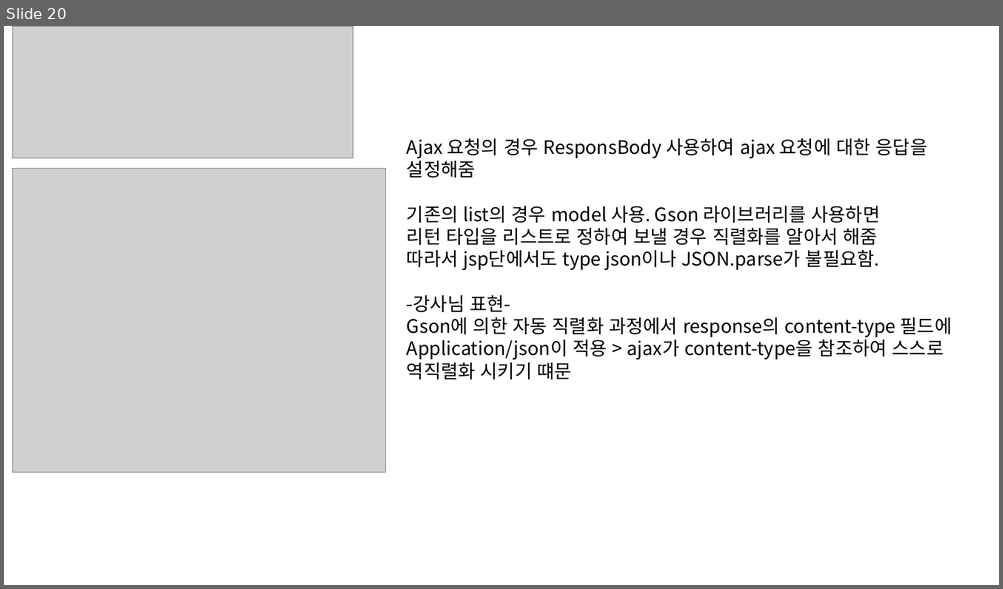
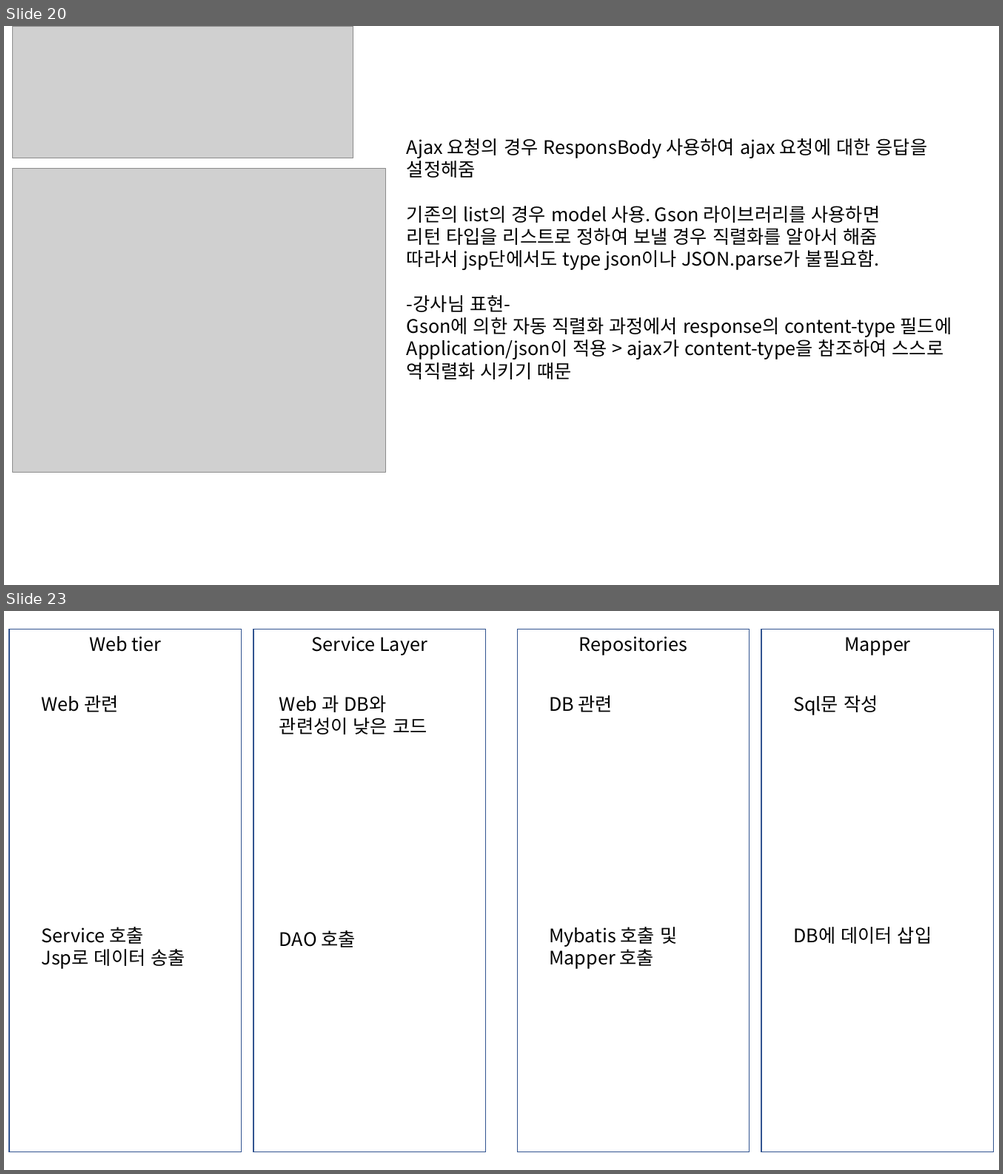
Before and after one commit to HSungJun/AfterSemi, a slide deck: STSWorkspace/Spring.pptx. Shown one above the other, each under a label of ours: slide 20 before the commit, slides 20 and 23 after it; the slides between them are not shown. The pictures are 1003x589 and 1003x1174 pixels, drawn with LibreOffice and Linux fonts; fonts in the diff are those of the drawing; grey boxes stand for pictures. Boxes give left, top, right and bottom in pixels: in the first picture for what was removed or moved away, otherwise in the second. Text is boxed around its words. In the diff, an @@ line names an element or a change of style, - is before the commit and + after.

Commit message:
serviceLayer

```diff
--- a/STSWorkspace/Spring.pptx
+++ b/STSWorkspace/Spring.pptx
@@ slide 23 added at (4, 611, 999, 1170), background #FFFFFF @@
@@ rectangle added at (9, 629, 242, 1152), outline #325491 1 pt @@
@@ rectangle added at (253, 629, 485, 1152), outline #325491 1 pt @@
@@ rectangle added at (518, 629, 749, 1152), outline #325491 1 pt @@
@@ rectangle added at (761, 629, 993, 1152), outline #325491 1 pt @@
@@ text added at (89, 636, 161, 652), 18 pt, text #000000 @@
+Web tier
@@ text added at (312, 636, 427, 655), 18 pt, text #000000 @@
+Service Layer
@@ text added at (579, 636, 687, 655), 18 pt, text #000000 @@
+Repositories
@@ text added at (844, 637, 910, 655), 18 pt, text #000000 @@
+Mapper
@@ text added at (42, 695, 118, 712), 18 pt, text #000000 @@
+Web 관련
@@ text added at (279, 695, 427, 735), 18 pt, text #000000 @@
+Web 과 DB와 관련성이 낮은 코드
@@ text added at (549, 695, 612, 712), 18 pt, text #000000 @@
+DB 관련
@@ text added at (793, 695, 877, 715), 18 pt, text #000000 @@
+Sql문 작성
@@ text added at (42, 927, 185, 969), 18 pt, text #000000 @@
+Service 호출
+Jsp로 데이터 송출
@@ text added at (279, 931, 355, 948), 18 pt, text #000000 @@
+DAO 호출
@@ text added at (549, 927, 677, 969), 18 pt, text #000000 @@
+Mybatis 호출 및 Mapper 호출
@@ text added at (793, 927, 931, 944), 18 pt, text #000000 @@
+DB에 데이터 삽입
```
Also in this commit, not shown: 2 other slides added, 15 other files.
